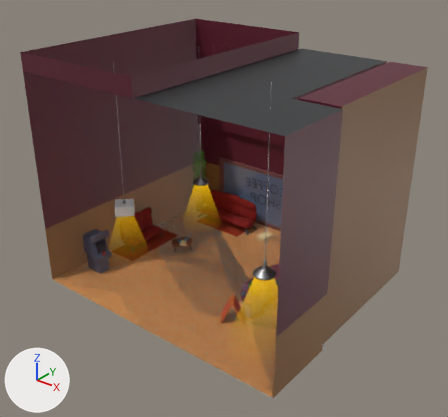
The glTF model pb_public/models/coffee-shop.glb, before and after one commit.
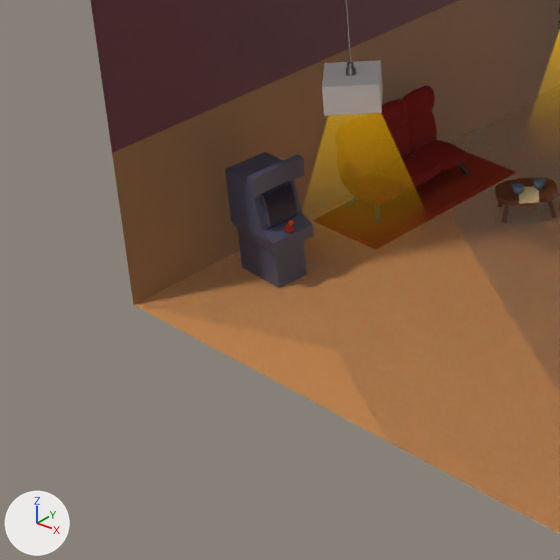
Old and new are each drawn whole from a 50 mm lens placed at (28.96, -32.97, 29.34), pointed at (0.35, 2.79, 7.16) and again close up on the part from 2% to 43% of the width and 43% to 87% of the height. Arrows for +X, +Y and +Z are at lower left; the lights stay in place. Where no turn or scale is listed for an object, it has been applied to the vertices.

Objects in the first close-up: 'astro-box', 'coffee-shop', 'coffee-table', 'ground-clickable', 'hover-anim', 'rug', 'sofa'.
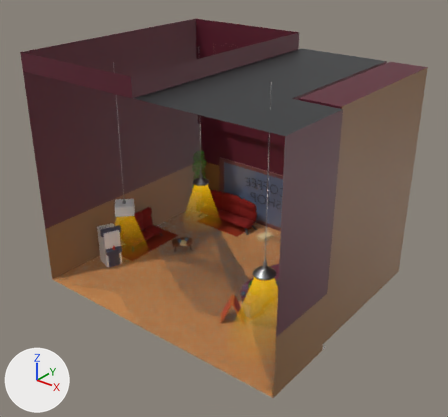
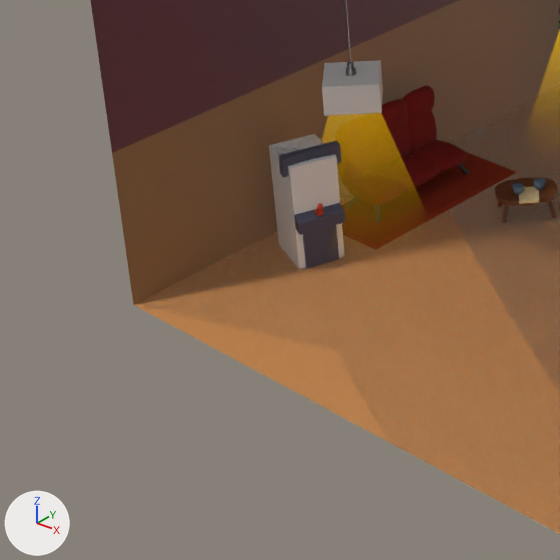
Diff of the bpy script that builds the scene:
```diff
--- a/pb_public/models/coffee-shop.glb.py
+++ b/pb_public/models/coffee-shop.glb.py
@@ me_cube_016 @@
+me_cube_016.from_pydata([(-1.19, -0.34, -1.0), (-1.19, -0.34, 2.42), (-0.69, 1.03, -1.0), (-0.69, 1.03, 2.42), (0.39, -0.92, -1.0), (0.39, -0.92, 2.42), (0.89, 0.45, -1.0), (0.89, 0.45, 2.42)], [], [(0, 1, 3), (0, 3, 2), (2, 3, 7), (2, 7, 6), (6, 7, 5), (6, 5, 4), (4, 5, 1), (4, 1, 0), (2, 6, 4), (2, 4, 0), (7, 3, 1), (7, 1, 5)])
+me_cube_016.materials.append(mat_invis)  # white #e7e7e7
@@ ob_astro_box @@
 ob_astro_box.parent = ob_coffee_shop
-ob_astro_box.location = (3.29, 2.819, -0.667)
-ob_astro_box.rotation_euler = (0.0, 0.0, 3.081)  # degrees (0, 0, 177)
+ob_astro_box.location = (3.29, 2.332, -0.667)
+ob_astro_box.rotation_euler = (0.0, 0.0, 2.789)  # degrees (0, 0, 160)
 ob_astro_box.scale = (0.333, 0.333, 0.333)
@@ ob_clickable @@
+ob_clickable = bpy.data.objects.new('clickable', me_cube_016)
+ob_clickable.location = (-9.87, -0.92, 1.0)
```

Where the change shows, as pixel boxes (x1, y1, x2, y2) in the close-ups (560 x 560 px):
'astro-box', moved, turned: before (225, 152, 314, 288); after (271, 135, 345, 268)
'clickable', added: after (269, 134, 345, 269)
'astro-joy', moved, turned: before (284, 220, 294, 233); after (314, 203, 324, 216)
